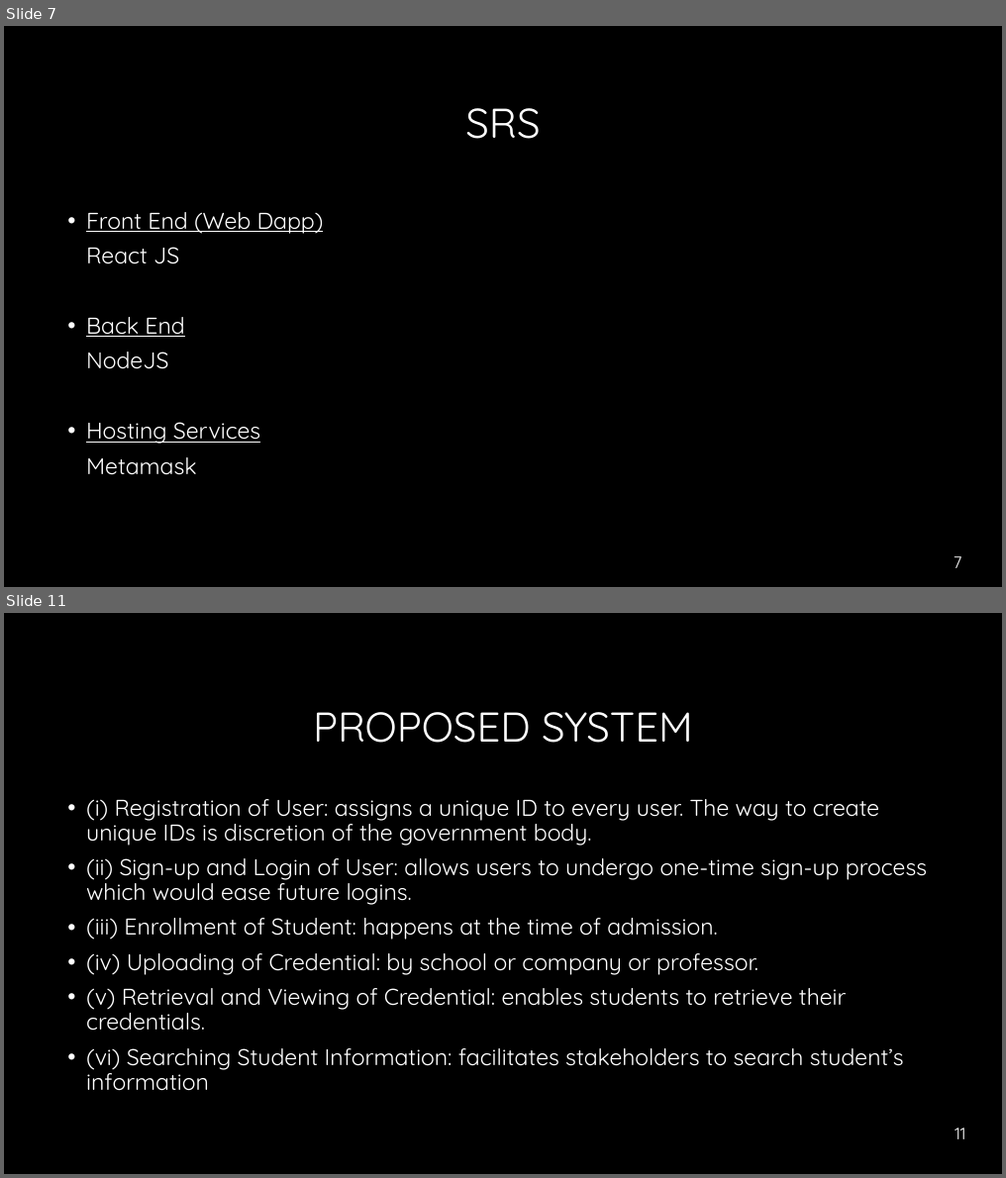
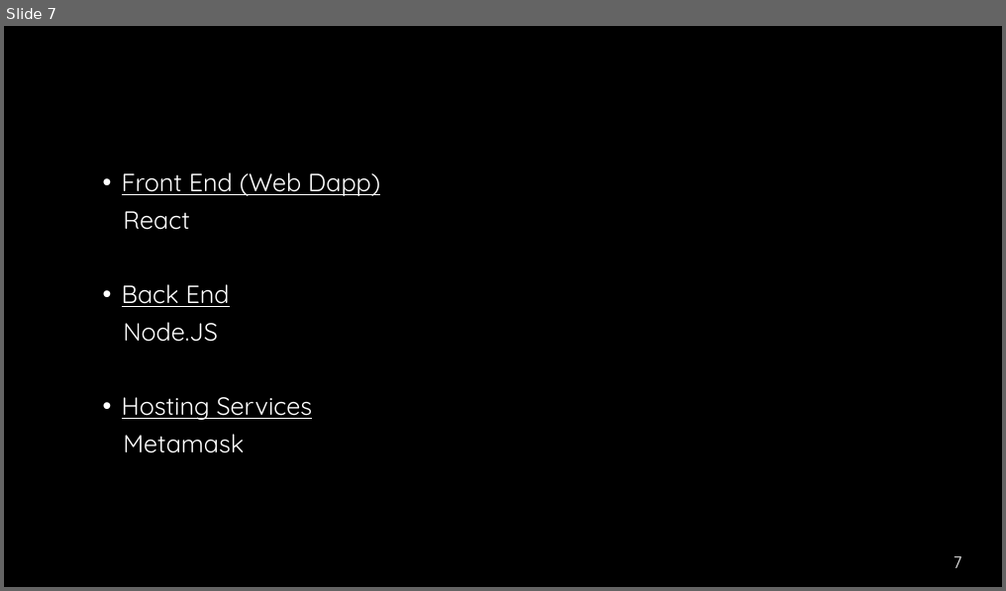
Before and after one commit to Annsunny595/ppt, a slide deck: Presentation PROJECT.pptx. Shown one above the other, each under a label of ours: slides 7 and 11 before the commit, slide 7 after it; the slides between them are not shown. The pictures are 1006x1178 and 1006x591 pixels, drawn with LibreOffice and Linux fonts; fonts in the diff are those of the drawing; background and template pictures are left out. Boxes give left, top, right and bottom in pixels: in the first picture for what was removed or moved away, otherwise in the second. Text is boxed around its words. In the diff, an @@ line names an element or a change of style, - is before the commit and + after.

```diff
--- a/Presentation PROJECT.pptx
+++ b/Presentation PROJECT.pptx
@@ slide 11 removed at (4, 613, 1002, 1174), background #000000 @@
@@ title removed at (313, 712, 693, 743) @@
-PROPOSED SYSTEM
@@ text removed at (86, 799, 927, 1091) @@
-• (i) Registration of User: assigns a unique ID to every user. The way to create unique IDs is discretion of the government body.
-• (ii) Sign-up and Login of User: allows users to undergo one-time sign-up process which would ease future logins.
-• (iii) Enrollment of Student: happens at the time of admission.
-• (iv) Uploading of Credential: by school or company or professor.
-• (v) Retrieval and Viewing of Credential: enables students to retrieve their credentials.
-• (vi) Searching Student Information: facilitates stakeholders to search student’s information
@@ page number removed at (954, 1128, 965, 1140) @@
-11
@@ slide 7 changed as well @@
@@ title removed at (465, 108, 540, 139) @@
-SRS
@@ text "Front End (Web Dapp)": place and size @@
-text "Front End (Web Dapp)" at (86, 212, 324, 475)
+text "Front End (Web Dapp)" at (122, 173, 380, 454)
@@ text at (122, 173, 380, 454): size 22 to 24 pt in "Front End (Web Dapp)", "Back End", "Hosting Services", "Metamask" @@
@@ text at (123, 211, 190, 230): text changed; size 22 to 24 pt @@
-React JS
+React
@@ text at (123, 322, 218, 342): text changed; size 22 to 24 pt @@
-NodeJS
+Node.JS
```
Also in this commit, not shown: 7 other slides changed, 4 other slides removed.
